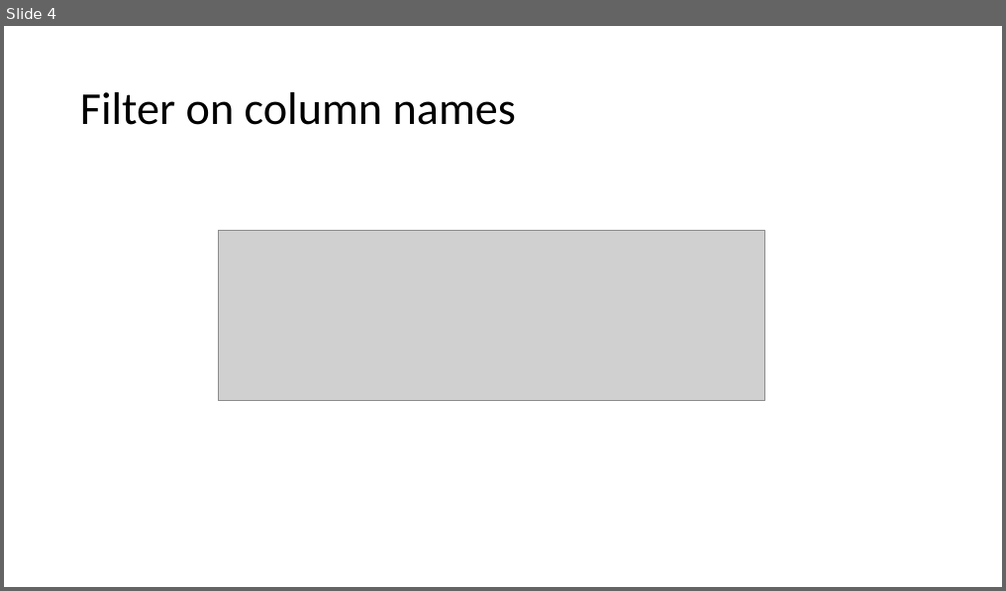
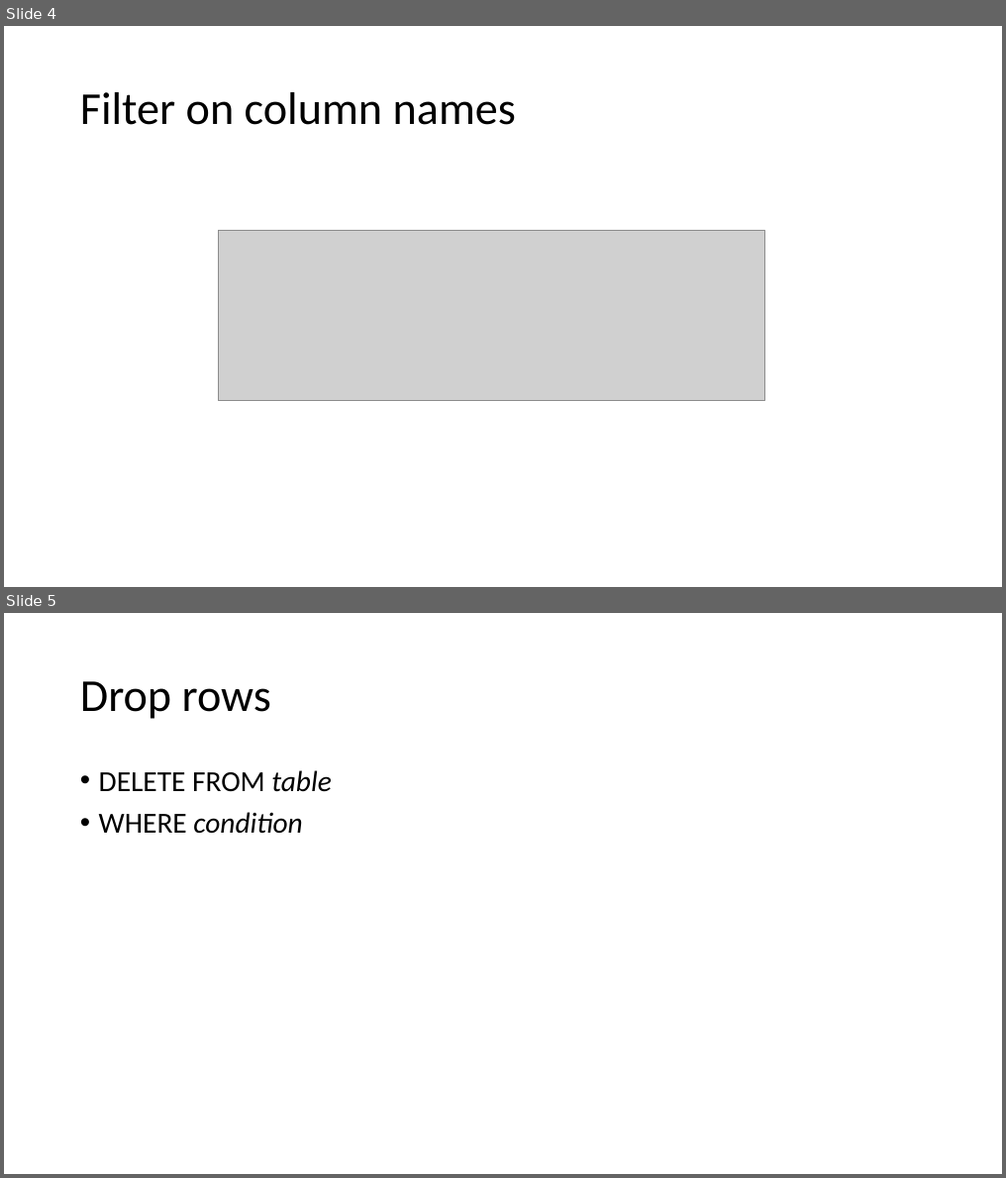
Before and after one commit to rgb250/Tool_Box, a slide deck: SQL_NoSQL/SQL_tips.pptx. Shown one above the other, each under a label of ours: slide 4 before the commit, slides 4 and 5 after it. The pictures are 1006x591 and 1006x1178 pixels, drawn with LibreOffice and Linux fonts; fonts in the diff are those of the drawing; grey boxes stand for pictures. Boxes give left, top, right and bottom in pixels: in the first picture for what was removed or moved away, otherwise in the second. Text is boxed around its words. In the diff, an @@ line names an element or a change of style, - is before the commit and + after.

```diff
--- a/SQL_NoSQL/SQL_tips.pptx
+++ b/SQL_NoSQL/SQL_tips.pptx
@@ slide 5 added at (x1=4, y1=613, x2=1002, y2=1174), background #FFFFFF @@
@@ title added at (x1=80, y1=681, x2=271, y2=719), 44 pt, text #000000 @@
+Drop rows
@@ text added at (x1=99, y1=770, x2=331, y2=834), 28 pt, text #000000 @@
+• DELETE FROM table
+• WHERE condition
```
Also in this commit, not shown: 2 other files.
